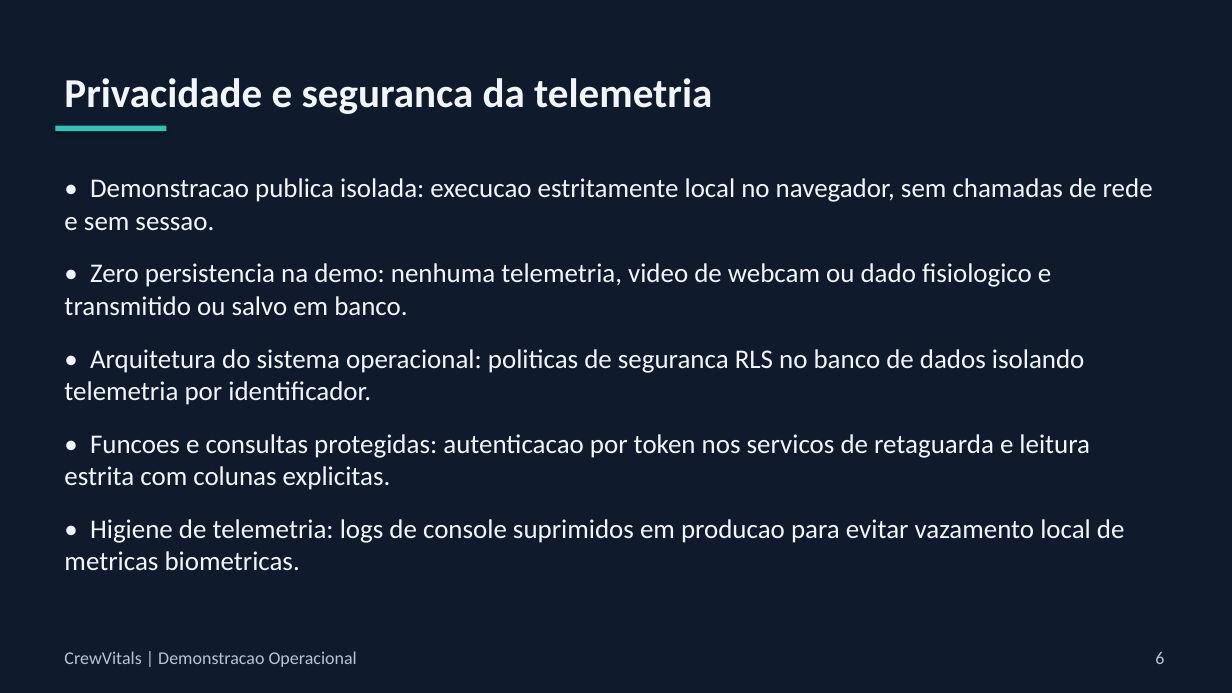
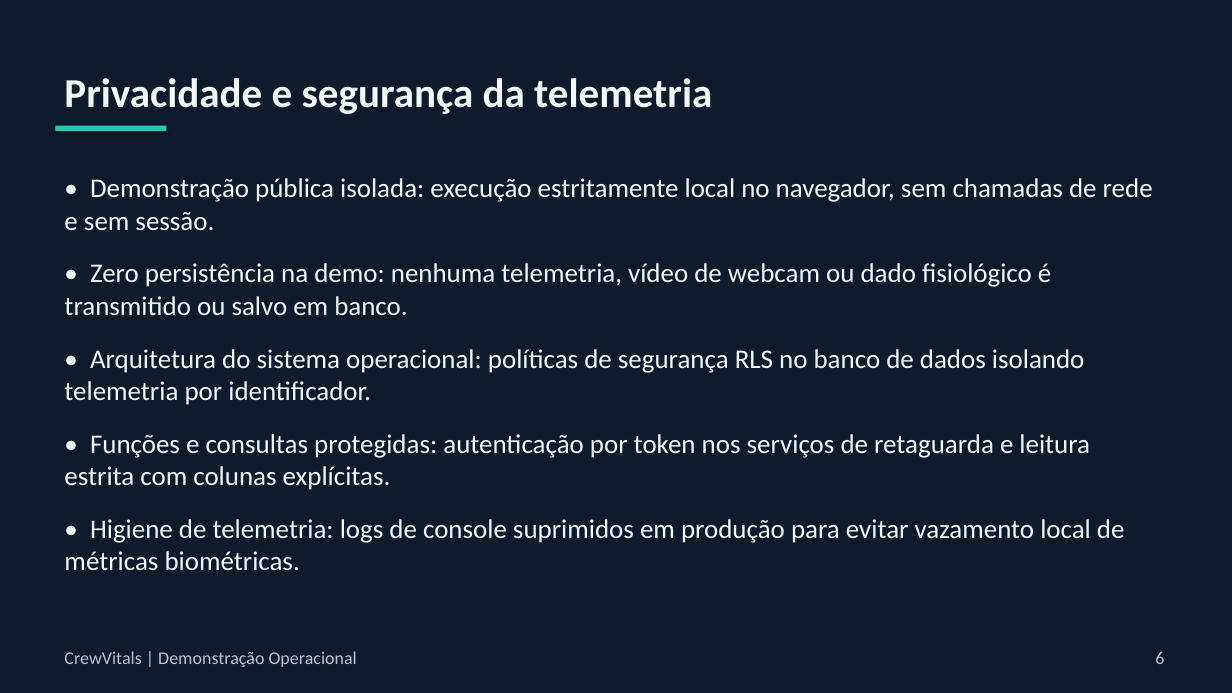
Before and after one commit to rodrigowindows/neuro-suite, a slide deck: slide 6 of docs/apresentacao/CrewVitals-Demo.pptx. Drawn at 1232x693 pixels with LibreOffice and Linux fonts; fonts in the diff are those of the drawing. Boxes give left, top, right and bottom in pixels: in the first picture for what was removed or moved away, otherwise in the second. Text is boxed around its words. In the diff, an @@ line names an element or a change of style, - is before the commit and + after.

Commit message:
fix(apresentacao): numeros reais da demo, botoes reais e acentuacao

```diff
--- a/docs/apresentacao/CrewVitals-Demo.pptx
+++ b/docs/apresentacao/CrewVitals-Demo.pptx
@@ text at [64, 78, 712, 114]: text changed @@
-Privacidade e seguranca da telemetria
+Privacidade e segurança da telemetria
@@ text at [64, 178, 1153, 570]: text changed @@
-• Demonstracao publica isolada: execucao estritamente local no navegador, sem chamadas de rede e sem sessao.
-• Zero persistencia na demo: nenhuma telemetria, video de webcam ou dado fisiologico e transmitido ou salvo em banco.
-• Arquitetura do sistema operacional: politicas de seguranca RLS no banco de dados isolando telemetria por identificador.
-• Funcoes e consultas protegidas: autenticacao por token nos servicos de retaguarda e leitura estrita com colunas explicitas.
-• Higiene de telemetria: logs de console suprimidos em producao para evitar vazamento local de metricas biometricas.
+• Demonstração pública isolada: execução estritamente local no navegador, sem chamadas de rede e sem sessão.
+• Zero persistência na demo: nenhuma telemetria, vídeo de webcam ou dado fisiológico é transmitido ou salvo em banco.
+• Arquitetura do sistema operacional: políticas de segurança RLS no banco de dados isolando telemetria por identificador.
+• Funções e consultas protegidas: autenticação por token nos serviços de retaguarda e leitura estrita com colunas explícitas.
+• Higiene de telemetria: logs de console suprimidos em produção para evitar vazamento local de métricas biométricas.
@@ text at [64, 651, 357, 667]: text changed @@
-CrewVitals | Demonstracao Operacional
+CrewVitals | Demonstração Operacional
```
Also in this commit, not shown: 6 other slides changed, 3 other files.
